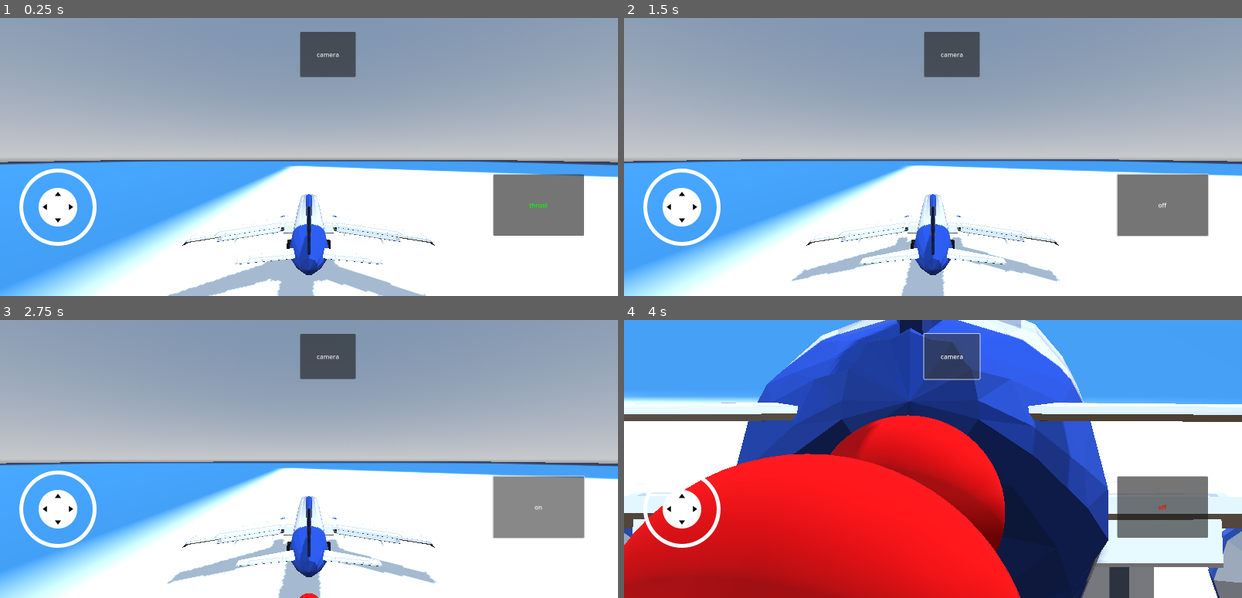
Above: before the commit, frames 1-4 (two rows, left to right).
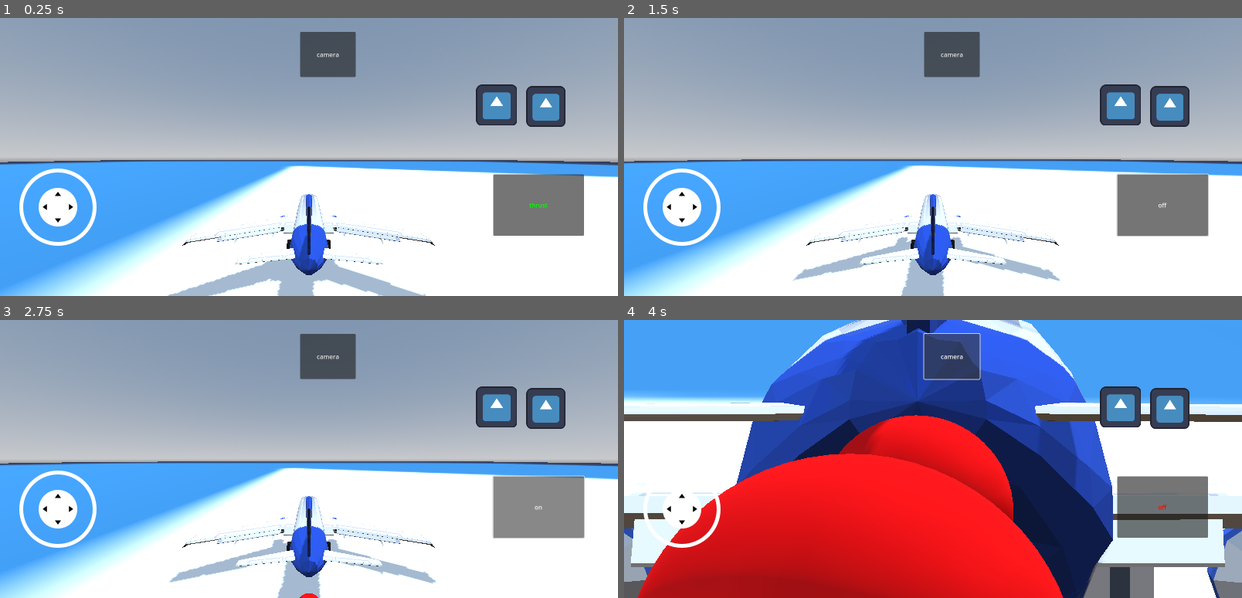
Above: after the commit, the same moments.

Repository: shahriarlabib000/Godot-RigidBody3D-Airplane
Game: Godot game, scene res://main.tscn
The game is run twice, just before and just after one commit, with the same random seed, the same clock (stepped at 60 frames per second) and the same inputs. The engine's default icon, where the game draws it, is replaced by a stand-in: a white triangle on a blue panel in a dark square.
Inputs (mouse positions are in pixels of both pictures, inside the frame that each line leads up to):
- Up to frame 1 (0.25 s): no input
- Up to frame 2 (1.5 s): click "thrust" at 0.5 s; move the mouse to (1068, 143) at 1.27 s; hold Right (ui_right) from 1.28 s (still down); click (1068, 143) at 1.42 s
- Up to frame 3 (2.75 s): release Right (ui_right) at 2 s; click "off" at 2 s
- Up to frame 4 (4 s): click "on" at 2.75 s; click "camera" at 3.5 s

The runs differ from the first frame. In frame 1, 1.9% of the frame differs, in the area x 77-92%, y 23-40%; in frame 2, 2.1%; in frame 3, 2.1%; in frame 4, 13%, in the area x 0-100%, y 0-100%.

Commit message:
roll button added

Diff:
--- a/airplane.gd
+++ b/airplane.gd
@@ -2,7 +2,7 @@
 
 var thrust=true
 @onready var button:Button=$/root/main/ui/Button
-func _integrate_forces(state: PhysicsDirectBodyState3D) -> void:
+func _integrate_forces(_state: PhysicsDirectBodyState3D) -> void:
 	if thrust:
 		apply_central_force(-basis.z * 50)
 
@@ -10,6 +10,7 @@
 	#$camMount.global_position=global_position
 	var dir=Input.get_axis("ui_right","ui_left")
 	apply_torque(basis.y * dir * 20)
+	dir= Input.get_axis("roll_right","roll_left")
 	apply_torque(basis.z * dir * 10)
 	dir= Input.get_axis("ui_up","ui_down")
 	apply_torque(basis.x * dir * 20)
--- a/main.tscn
+++ b/main.tscn
@@ -72,6 +72,20 @@
 offset_bottom = 153.0
 text = "camera"
 
+[node name="rollLeft" type="TouchScreenButton" parent="ui"]
+position = Vector2(1233, 173)
+scale = Vector2(0.828125, 0.828125)
+texture_normal = ExtResource("1_7eku0")
+texture_pressed = ExtResource("1_7eku0")
+action = "roll_left"
+
+[node name="rollRight" type="TouchScreenButton" parent="ui"]
+position = Vector2(1363, 177)
+scale = Vector2(0.789062, 0.820312)
+texture_normal = ExtResource("1_7eku0")
+texture_pressed = ExtResource("1_7eku0")
+action = "roll_right"
+
 [node name="Timer" type="Timer" parent="."]
 autostart = true
 
--- a/project.godot
+++ b/project.godot
@@ -20,6 +20,17 @@
 window/size/viewport_width=1600
 window/size/viewport_height=720
 
+[input]
+
+roll_right={
+"deadzone": 0.5,
+"events": []
+}
+roll_left={
+"deadzone": 0.5,
+"events": []
+}
+
 [rendering]
 
 renderer/rendering_method="gl_compatibility"
